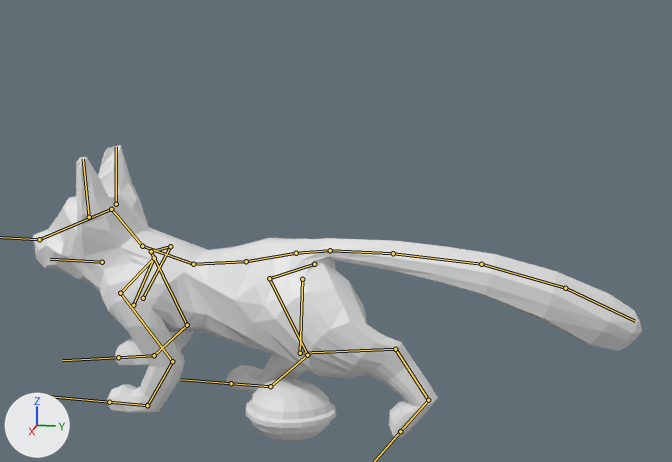
One commit to the Blender file ideas/workingoutthemodels09.blend: the scene before it, then after it.
Camera for both pictures: a 50 mm camera at (7.67, 1.95, 3.62) aimed at (-0.05, 0.41, 1.69). Every picture has the same lights, and +X, +Y and +Z are marked at lower left. Both versions are drawn at frame 29 of the action 'Walk'; the numbers are the values there. The bones that bend it are drawn over the model as lines.

Names of what the first picture shows: 'cat', 'walnut'.
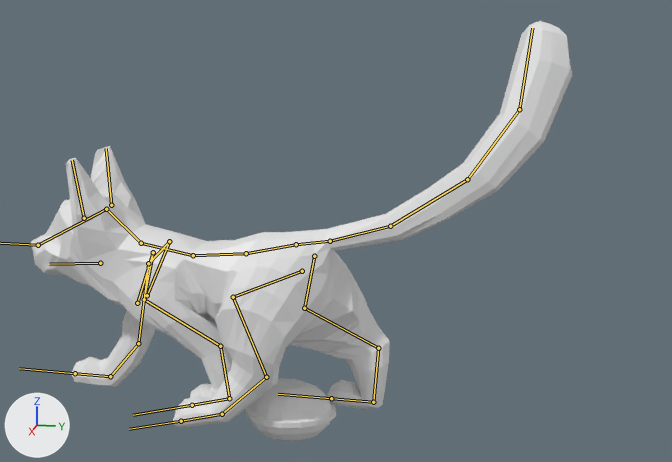
Boxes [x1, y1, x2, y2] around the edits, measured in the pictures (672 x 462 px):
'cat', posed (11% narrower, 39% taller): before [33, 145, 641, 437]; after [31, 21, 572, 427]
bone 'hip', root to tip: before (296, 253) to (246, 261); after (296, 244) to (246, 253)
bone 'tail01', root to tip: before (296, 253) to (330, 250); after (296, 244) to (330, 241)
bone 'tail02', root to tip: before (330, 250) to (393, 253); after (330, 241) to (390, 226)
bone 'tail03', root to tip: before (393, 253) to (481, 264); after (390, 226) to (467, 179)
bone 'tail04', root to tip: before (481, 264) to (565, 288); after (467, 179) to (519, 109)
bone 'tail05', root to tip: before (565, 288) to (635, 321); after (519, 109) to (532, 28)
bone 'targetfront.L', root to tip: before (109, 402) to (49, 396); after (192, 405) to (133, 415)
bone 'targetfront.R', root to tip: before (118, 357) to (62, 360); after (75, 373) to (19, 368)
bone 'targetback.R', root to tip: before (231, 383) to (180, 379); after (331, 398) to (278, 394)

The edits, one by one:
Bone 'hip' (bone_hip) moves from (0.0, 0.02, 0.07) to (0.0, 0.0, 0.0).
Bone 'tail01' (bone_tail01) turns from (7, 0, 0) to (9, 0, 0) degrees about its own x, y and z.
Bone 'tail02' (bone_tail02) turns from (-4, -2, -9) to (9, 0, -8) degrees about its own x, y and z.
Bone 'tail03' (bone_tail03) turns from (-5, -4, 1) to (15, -2, 10) degrees about its own x, y and z.
Bone 'tail04' (bone_tail04) turns from (-11, 0, 12) to (22, -1, 8) degrees about its own x, y and z.
Bone 'tail05' (bone_tail05) turns from (-12, 9, 13) to (26, -2, 11) degrees about its own x, y and z.
Bone 'targetfront.L' (bone_targetfront_l) moves from (0.0, 0.05, 0.0) to (0.09, -0.71, 0.0).
Bone 'targetfront.L' (bone_targetfront_l) turns from (0, 0, 0) to (-15, 0, 0) degrees about its own x, y and z.
Bone 'targetfront.R' (bone_targetfront_r) moves from (0.0, 0.2, 0.2) to (0.0, 0.67, 0.0).
Bone 'targetfront.R' (bone_targetfront_r) turns from (-8, 0, 0) to (0, 0, 0) degrees about its own x, y and z.
Bone 'targetback.L' (bone_targetback_l) moves from (0.0, -1.37, -0.04) to (-0.2, 0.56, -0.02).
Bone 'targetback.L' (bone_targetback_l) turns from (-53, 0, 0) to (-14, 0, 0) degrees about its own x, y and z.
Bone 'targetback.R' (bone_targetback_r) moves from (0.16, 0.36, 0.0) to (0.0, -0.66, 0.0).
Bone 'head.001' (bone_head_001) moves from (0.0, 0.01, 0.01) to (0.0, 0.03, 0.07).
